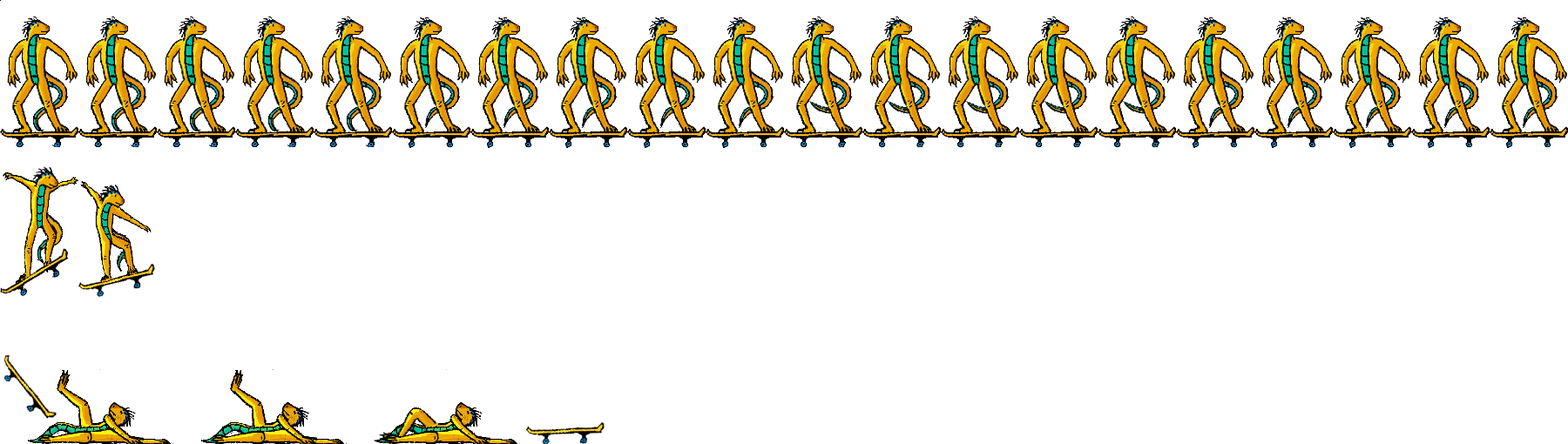
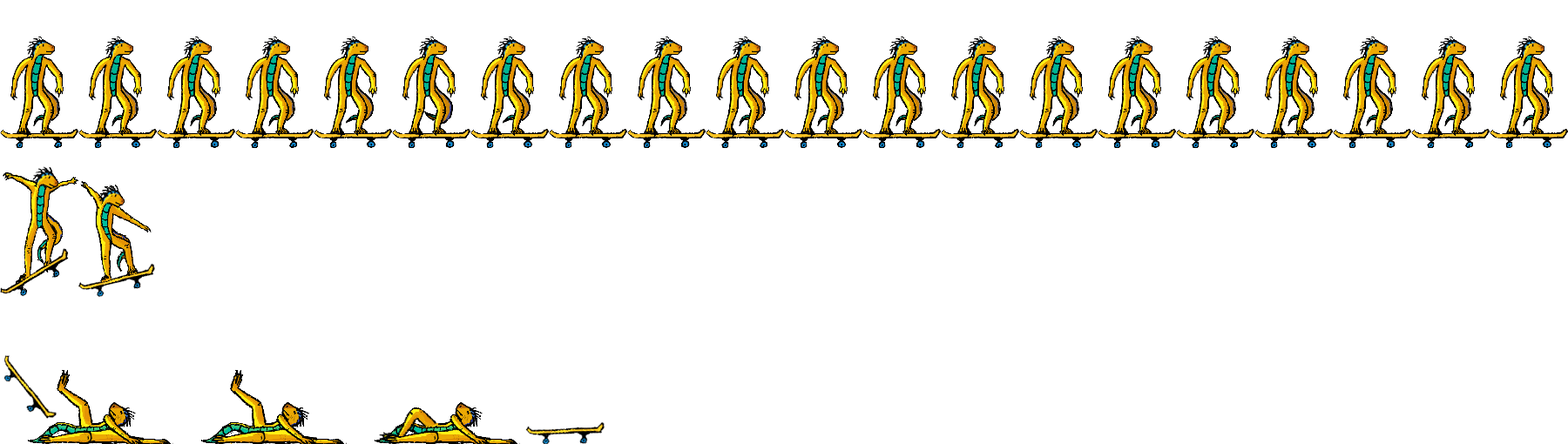
Layers edited between the first and the second (1568, 444) image:
hid "Livello 16" over [308, 15, 392, 148]
hid "Livello 15" over [229, 15, 314, 148]
hid "Livello 14" over [151, 15, 236, 148]
hid "Livello 13" over [73, 15, 157, 148]
removed layer "Livello 10" from group "walking animation" over [0, 0, 79, 148]
removed layer "Livello 20" from group "walking animation" over [705, 15, 784, 149]
removed layer "Livello 19" from group "walking animation" over [627, 15, 706, 149]
removed layer "Livello 18" from group "walking animation" over [548, 15, 628, 149]
removed layer "Livello 17" from group "walking animation" over [470, 15, 549, 149]
removed layer "Livello 11" from group "walking animation" over [392, 15, 471, 149]
removed layer "Livello 24" from group "walking animation" over [1097, 15, 1176, 149]
removed layer "Livello 23" from group "walking animation" over [1019, 15, 1098, 149]
removed layer "Livello 22" from group "walking animation" over [940, 15, 1020, 149]
removed layer "Livello 21" from group "walking animation" over [862, 15, 941, 149]
removed layer "Livello 12" from group "walking animation" over [784, 15, 863, 149]
removed layer "Livello 29" from group "walking animation" over [1489, 15, 1568, 149]
removed layer "Livello 28" from group "walking animation" over [1411, 15, 1490, 149]
removed layer "Livello 27" from group "walking animation" over [1332, 15, 1412, 149]
added group "f18" with 7 layers in group "walking animation" over [1191, 35, 1412, 149]
added group "f15" with 7 layers in group "walking animation" over [956, 35, 1176, 149]
added group "f12" with 7 layers in group "walking animation" over [721, 35, 941, 149]
added group "f9" with 7 layers in group "walking animation" over [486, 35, 706, 149]
added group "f6" with 7 layers in group "walking animation" over [250, 35, 471, 149]
added group "f3" with 7 layers in group "walking animation" over [15, 35, 236, 149]
…and 40 more changes (38 added, 2 removed)